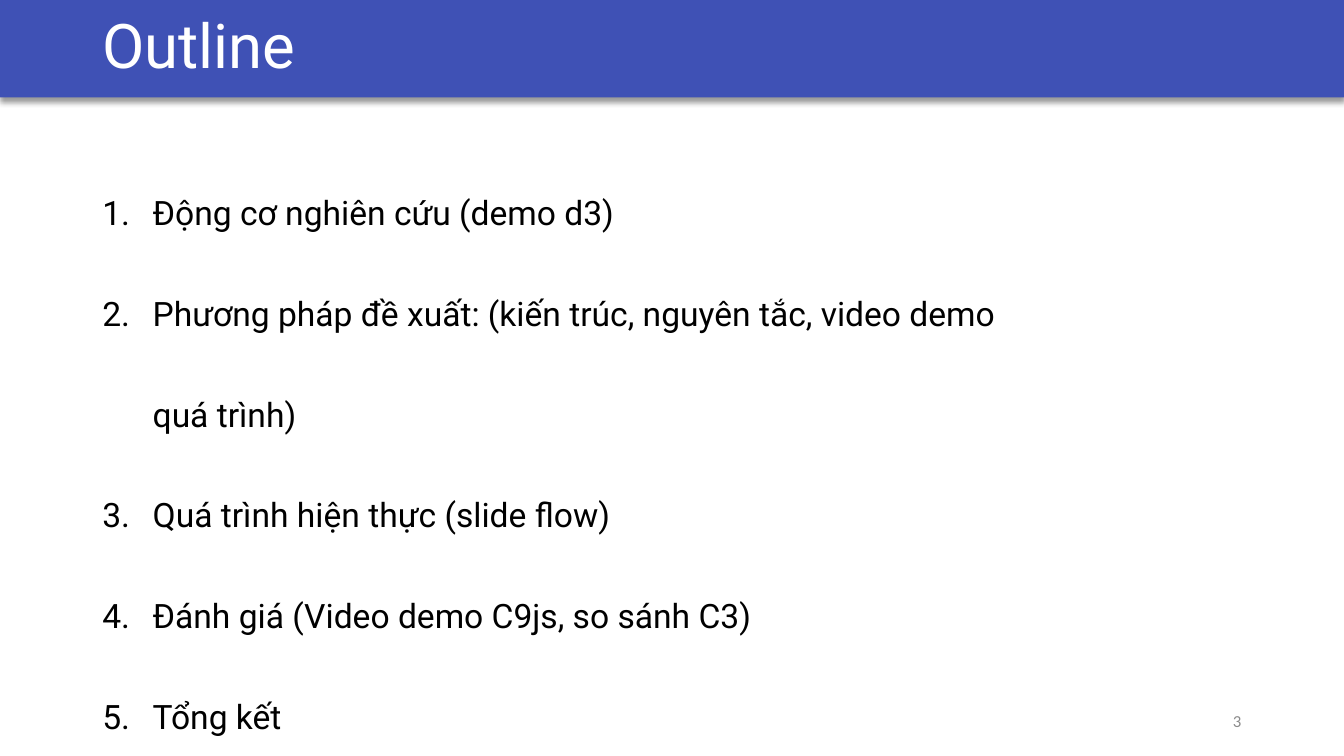
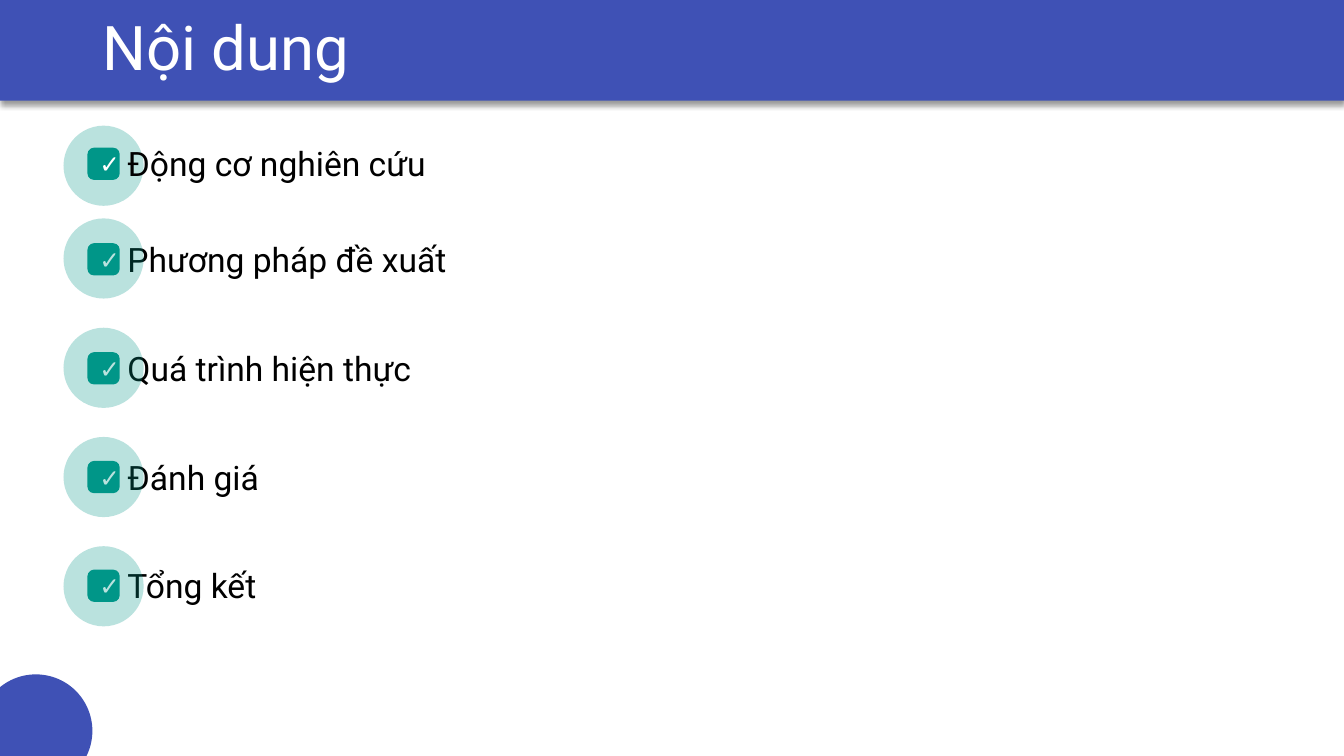
Before and after one commit to csethanhcong/c9js-demo, a slide deck: slide 3 of report/Presentation/Slide LVTN.pptx. Drawn at 1344x756 pixels with LibreOffice and Linux fonts; fonts in the diff are those of the drawing. Boxes give left, top, right and bottom in pixels: in the first picture for what was removed or moved away, otherwise in the second. Text is boxed around its words. In the diff, an @@ line names an element or a change of style, - is before the commit and + after.

```diff
--- a/report/Presentation/Slide LVTN.pptx
+++ b/report/Presentation/Slide LVTN.pptx
@@ title at [102,24,349,83]: text changed @@
-Outline
+Nội dung
@@ ellipse added at [64,126,144,207], fill #009688 at 27% opacity @@
@@ text added at [127,146,426,185], 24 pt, text #000000 @@
+Động cơ nghiên cứu
@@ rectangle added at [90,150,118,178], fill #009688, 18 pt, text #FFFFFF @@
+✓
@@ rounded rectangle added at [90,150,118,178], outline #009688 3 pt @@
@@ text removed at [153,198,994,736] @@
-1. Động cơ nghiên cứu (demo d3)
-2. Phương pháp đề xuất: (kiến trúc, nguyên tắc, video demo quá trình)
-3. Quá trình hiện thực (slide flow)
-4. Đánh giá (Video demo C9js, so sánh C3)
-5. Tổng kết
@@ ellipse added at [64,219,144,299], fill #009688 at 27% opacity @@
@@ rectangle added at [90,245,118,273], fill #009688, 18 pt, text #FFFFFF @@
+✓
@@ rounded rectangle added at [90,245,118,273], outline #009688 3 pt @@
@@ text added at [127,241,446,280], 24 pt, text #000000 @@
+Phương pháp đề xuất
@@ ellipse added at [64,328,144,408], fill #009688 at 27% opacity @@
@@ rectangle added at [90,355,118,383], fill #009688, 18 pt, text #FFFFFF @@
+✓
@@ rounded rectangle added at [90,355,118,383], outline #009688 3 pt @@
@@ text added at [127,350,411,389], 24 pt, text #000000 @@
+Quá trình hiện thực
@@ ellipse added at [64,438,144,518], fill #009688 at 27% opacity @@
@@ rectangle added at [90,463,118,491], fill #009688, 18 pt, text #FFFFFF @@
+✓
@@ rounded rectangle added at [90,463,118,491], outline #009688 3 pt @@
@@ text added at [127,459,259,498], 24 pt, text #000000 @@
+Đánh giá
@@ ellipse added at [64,546,144,627], fill #009688 at 27% opacity @@
@@ text added at [127,568,256,607], 24 pt, text #000000 @@
+Tổng kết
@@ rectangle added at [90,572,118,600], fill #009688, 18 pt, text #FFFFFF @@
+✓
@@ rounded rectangle added at [90,572,118,600], outline #009688 3 pt @@
@@ ellipse added at [0,675,92,756], fill #3F51B5 @@
@@ page number removed at [1233,716,1241,727] @@
-3
```
Also in this commit, not shown: 6 other slides changed, 11 slides added, 33 slides removed, 4 other files.
